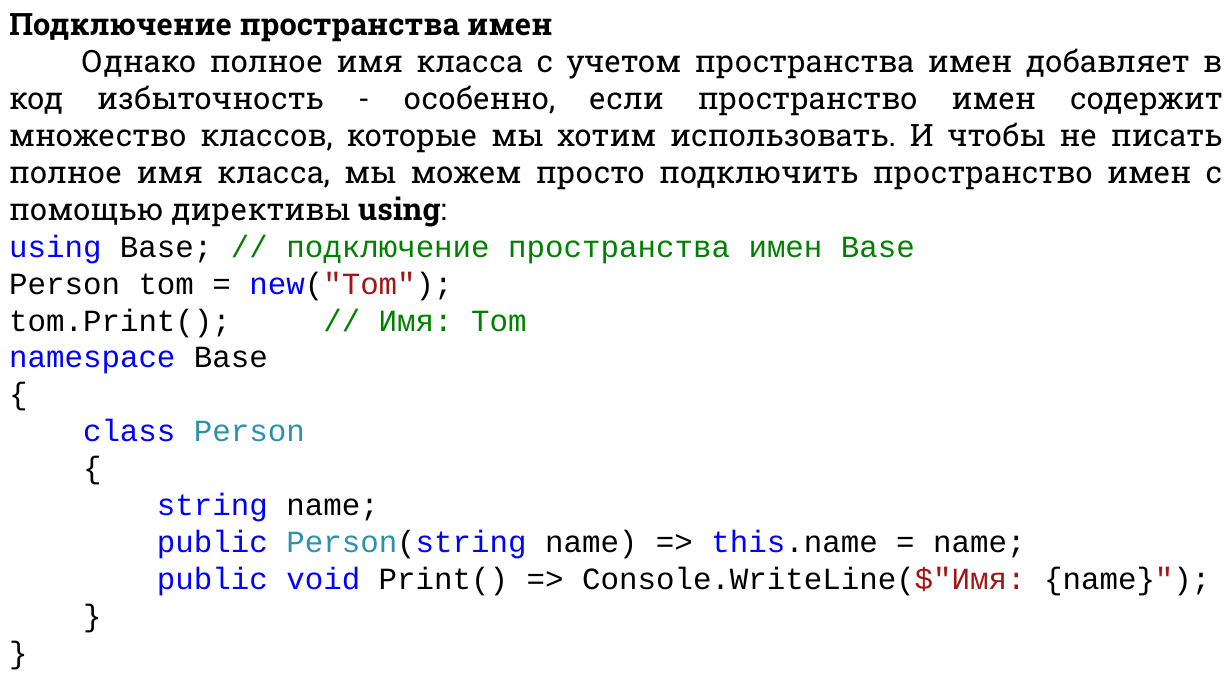
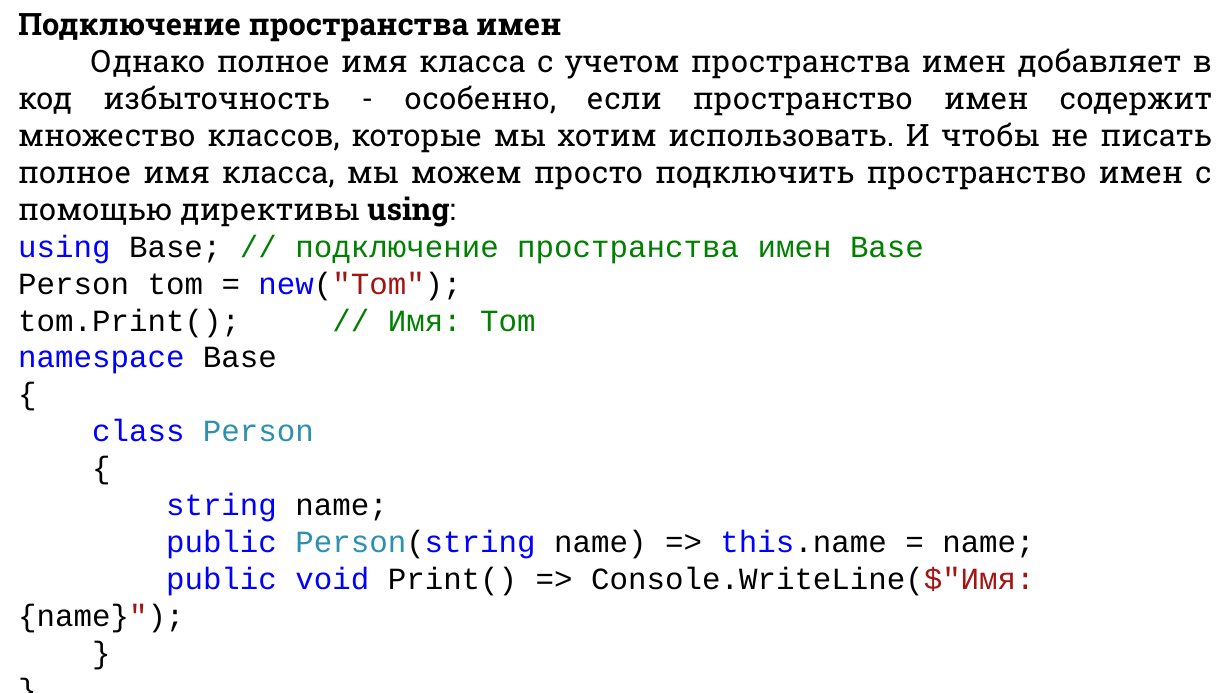
Before and after one commit to DaniilKlyukin/ITiP-1, a slide deck: slide 39 of Лекции/ИТиП лек 6 (практическая 3).pptx (slide 40 before the commit). Drawn at 1232x693 pixels with LibreOffice and Linux fonts; fonts in the diff are those of the drawing. Boxes give left, top, right and bottom in pixels: in the first picture for what was removed or moved away, otherwise in the second. Text is boxed around its words. In the diff, an @@ line names an element or a change of style, - is before the commit and + after.

```diff
--- a/Лекции/ИТиП лек 6 (практическая 3).pptx
+++ b/Лекции/ИТиП лек 6 (практическая 3).pptx
@@ text "Подключение пространства имен" rewrapped from [9,13,1223,596] to [18,13,1213,633] @@
```
Also in this commit, not shown: 20 other slides changed, 1 slide removed, 1 other file.
